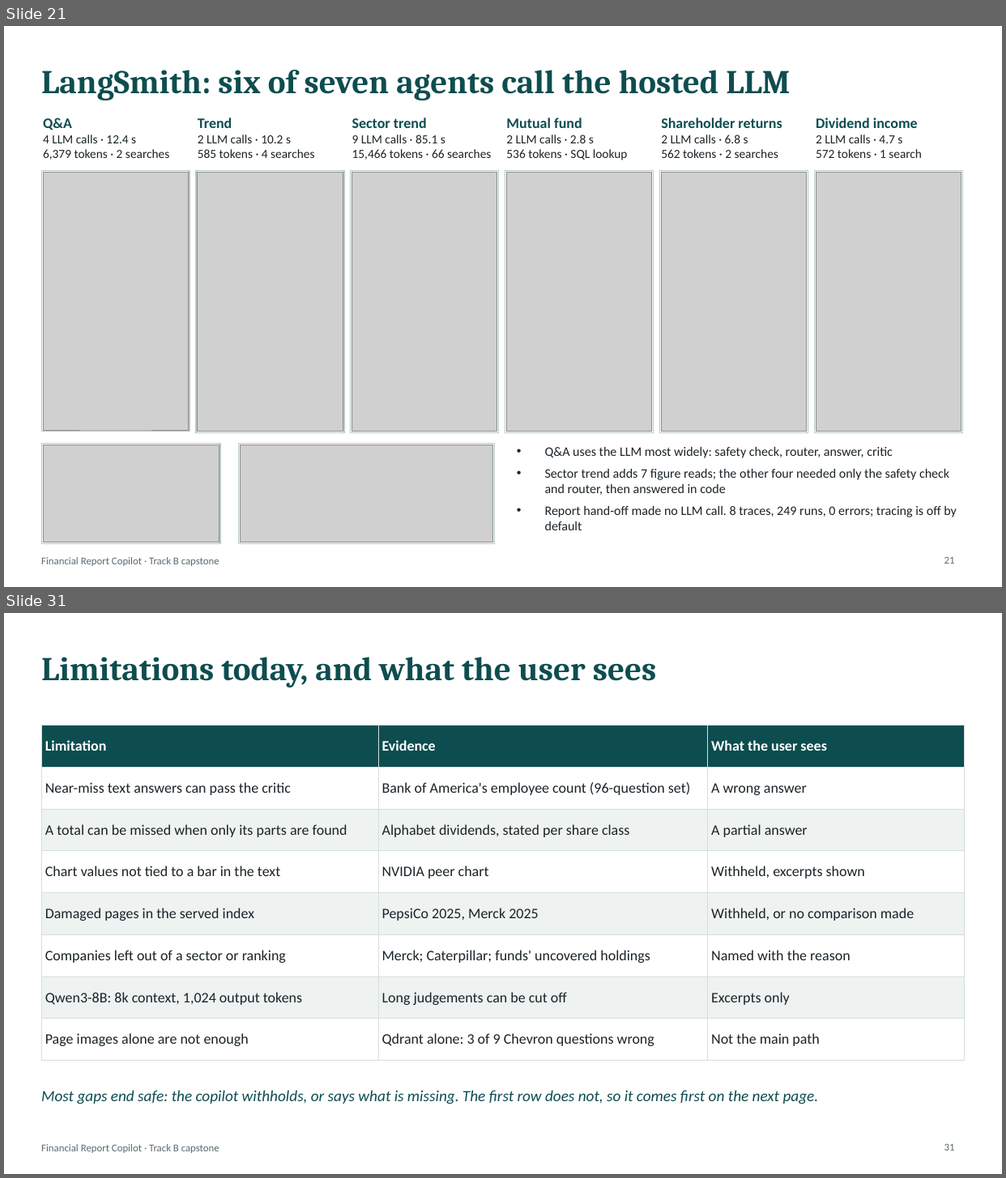
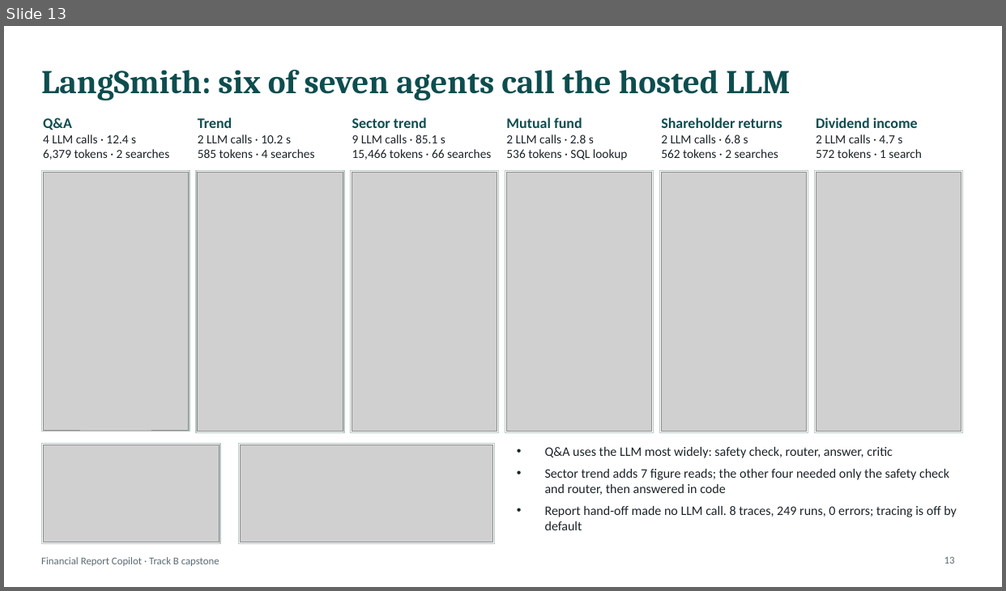
Before and after one commit to rama159065/Capstone, a slide deck: Financial_Report_Copilot_Technical_Deck.pptx. Shown one above the other, each under a label of ours: slides 21 and 31 before the commit, slide 13 after it; the slides between them are not shown. The pictures are 1006x1178 and 1006x591 pixels, drawn with LibreOffice and Linux fonts; fonts in the diff are those of the drawing; grey boxes stand for pictures. Boxes give left, top, right and bottom in pixels: in the first picture for what was removed or moved away, otherwise in the second. Text is boxed around its words. In the diff, an @@ line names an element or a change of style, - is before the commit and + after.

```diff
--- a/Financial_Report_Copilot_Technical_Deck.pptx
+++ b/Financial_Report_Copilot_Technical_Deck.pptx
@@ slide 31 removed at box(4, 613, 1002, 1174), background #FFFFFF; not listed: 1 template element that a slide beside it also shows @@
@@ title removed at box(41, 657, 657, 688) @@
-Limitations today, and what the user sees
@@ table removed at box(41, 726, 965, 1061), 8 rows, 3 columns @@
-Limitation | Evidence | What the user sees
-Near-miss text answers can pass the critic | Bank of America's employee count (96-question set) | A wrong answer
-A total can be missed when only its parts are found | Alphabet dividends, stated per share class | A partial answer
-Chart values not tied to a bar in the text | NVIDIA peer chart | Withheld, excerpts shown
-Damaged pages in the served index | PepsiCo 2025, Merck 2025 | Withheld, or no comparison made
-Companies left out of a sector or ranking | Merck; Caterpillar; funds' uncovered holdings | Named with the reason
-Qwen3-8B: 8k context, 1,024 output tokens | Long judgements can be cut off | Excerpts only
-Page images alone are not enough | Qdrant alone: 3 of 9 Chevron questions wrong | Not the main path
@@ text removed at box(41, 1090, 819, 1105) @@
-Most gaps end safe: the copilot withholds, or says what is missing. The first row does not, so it comes first on the next page.
@@ page number removed at box(944, 1144, 955, 1151) @@
-31
@@ what was slide 21 is now slide 13 @@
@@ page number at box(944, 557, 955, 564): text changed @@
-21
+13
```
Also in this commit, not shown: 14 slides changed, 1 slide added, 16 other slides removed, 1 other file.
